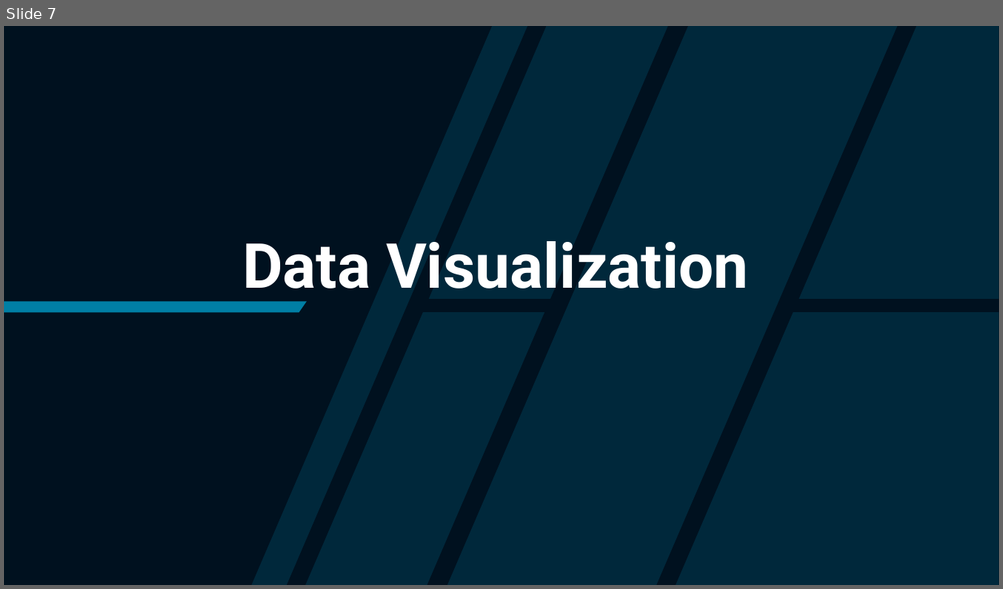
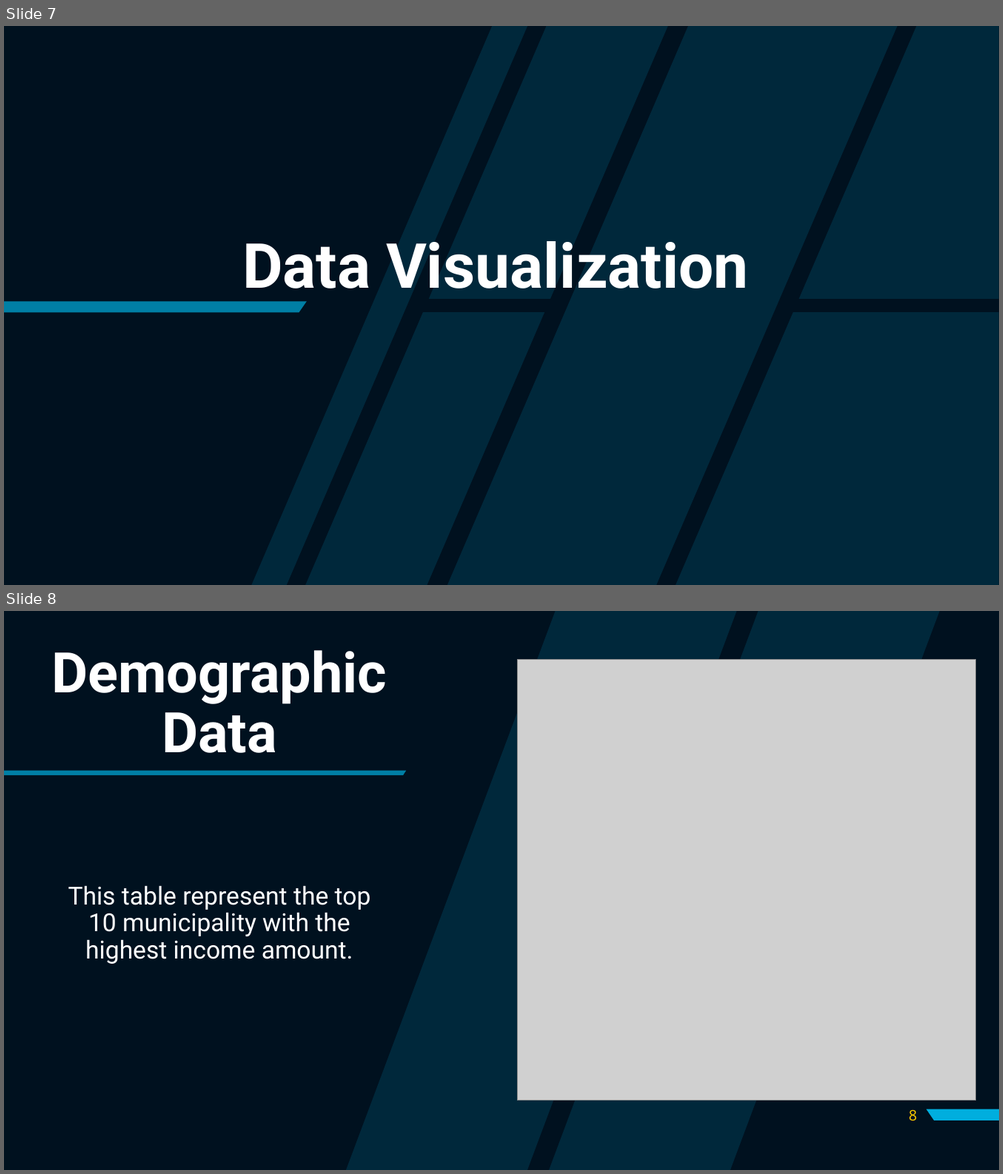
Before and after one commit to Ldave01/Best_Place_For_Business, a slide deck: Analyzing Business Location in Haiti.pptx. Shown one above the other, each under a label of ours: slide 7 before the commit, slides 7 and 8 after it. The pictures are 1003x589 and 1003x1174 pixels, drawn with LibreOffice and Linux fonts; fonts in the diff are those of the drawing; grey boxes stand for pictures. Boxes give left, top, right and bottom in pixels: in the first picture for what was removed or moved away, otherwise in the second. Text is boxed around its words. In the diff, an @@ line names an element or a change of style, - is before the commit and + after.

Commit message:
update

```diff
--- a/Analyzing Business Location in Haiti.pptx
+++ b/Analyzing Business Location in Haiti.pptx
@@ slide 8 added at (4, 611, 999, 1170), background #00111F @@
@@ freeform shape added at (345, 611, 939, 1170), fill #00AEDE at 15% opacity @@
@@ title added at (52, 650, 387, 753), 54 pt, text #FFFFFF, bold @@
+Demographic
+Data
@@ picture added at (518, 660, 976, 1101) @@
@@ freeform shape added at (4, 770, 406, 776), fill #00AEDE at 70% opacity @@
@@ text added at (68, 886, 371, 964), 24 pt, text #FFFFFF @@
+This table represent the top 10 municipality with the highest income amount.
@@ page number added at (908, 1110, 916, 1122), 14 pt, text #FFCD00 @@
+8
@@ freeform shape added at (925, 1109, 999, 1121), fill #00AEDE @@
```
Also in this commit, not shown: 1 other slide added.
